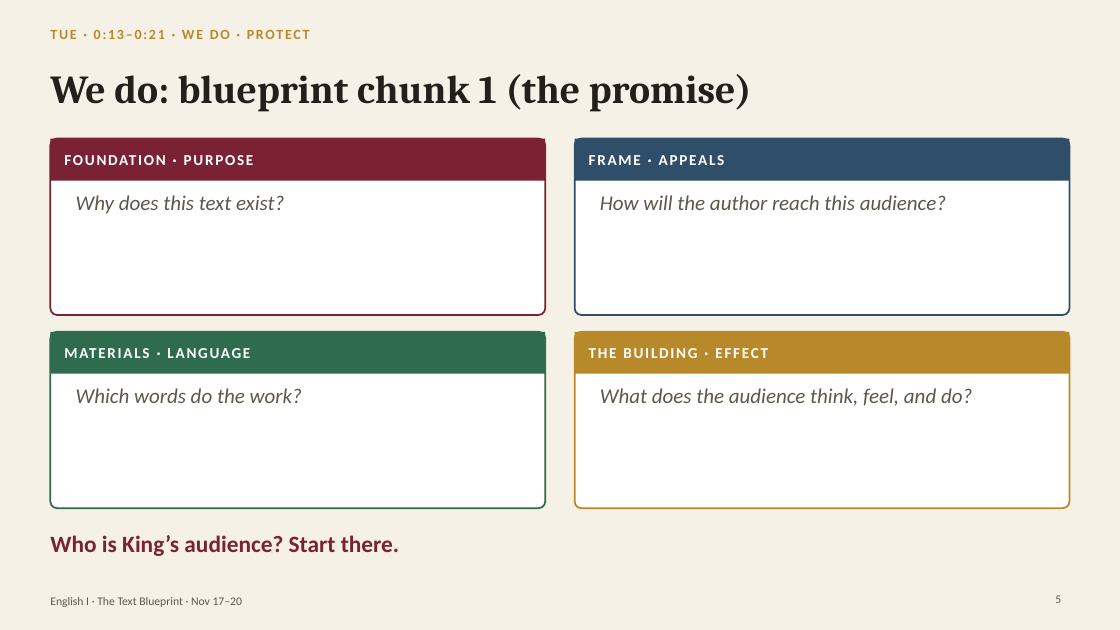
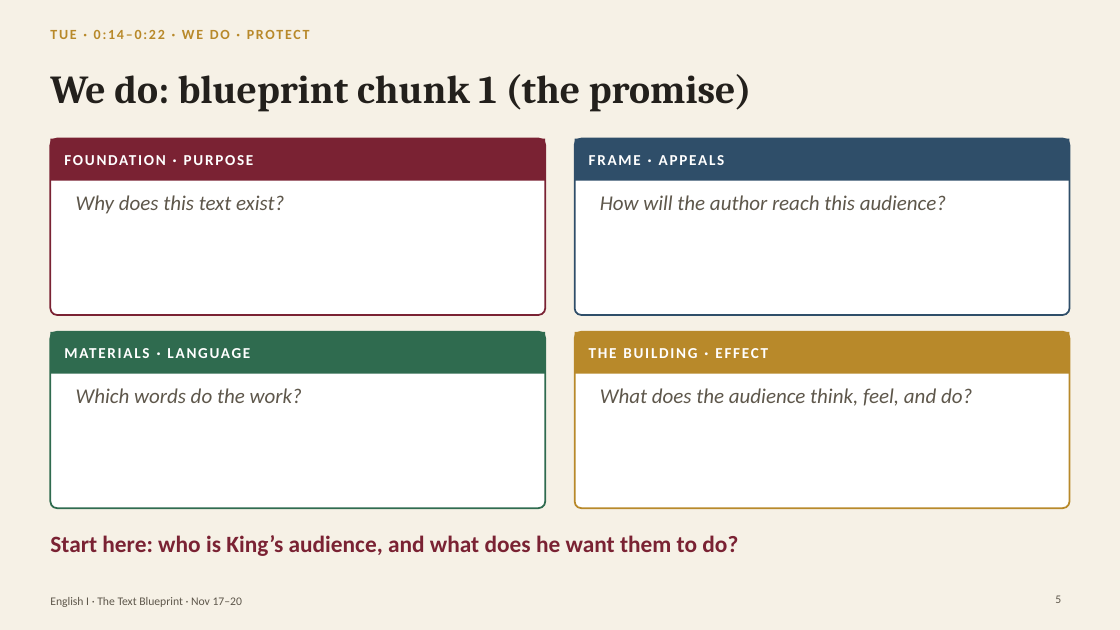
Before and after one commit to bookfairshit/Unit-2.2-Informational-Text, a slide deck: slide 5 of lumio/text-blueprint-nov-17-20.pptx. Drawn at 1120x630 pixels with LibreOffice and Linux fonts; fonts in the diff are those of the drawing. Boxes give left, top, right and bottom in pixels: in the first picture for what was removed or moved away, otherwise in the second. Text is boxed around its words. In the diff, an @@ line names an element or a change of style, - is before the commit and + after.

```diff
--- a/lumio/text-blueprint-nov-17-20.pptx
+++ b/lumio/text-blueprint-nov-17-20.pptx
@@ text at (x1=50, y1=30, x2=310, y2=39): text changed @@
-TUE · 0:13–0:21 · WE DO · PROTECT
+TUE · 0:14–0:22 · WE DO · PROTECT
@@ text at (x1=50, y1=535, x2=738, y2=556): text changed @@
-Who is King’s audience? Start there.
+Start here: who is King’s audience, and what does he want them to do?
```
Also in this commit, not shown: 6 other slides changed, 2 slides added, 1 slide removed, 4 other files.
